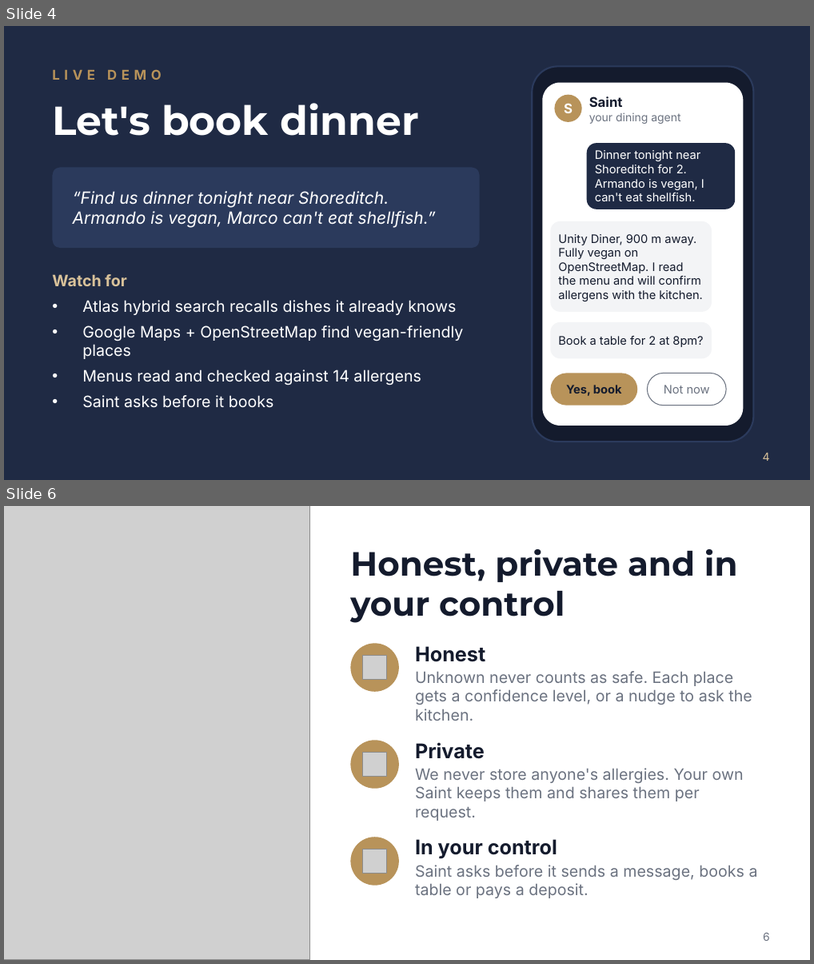
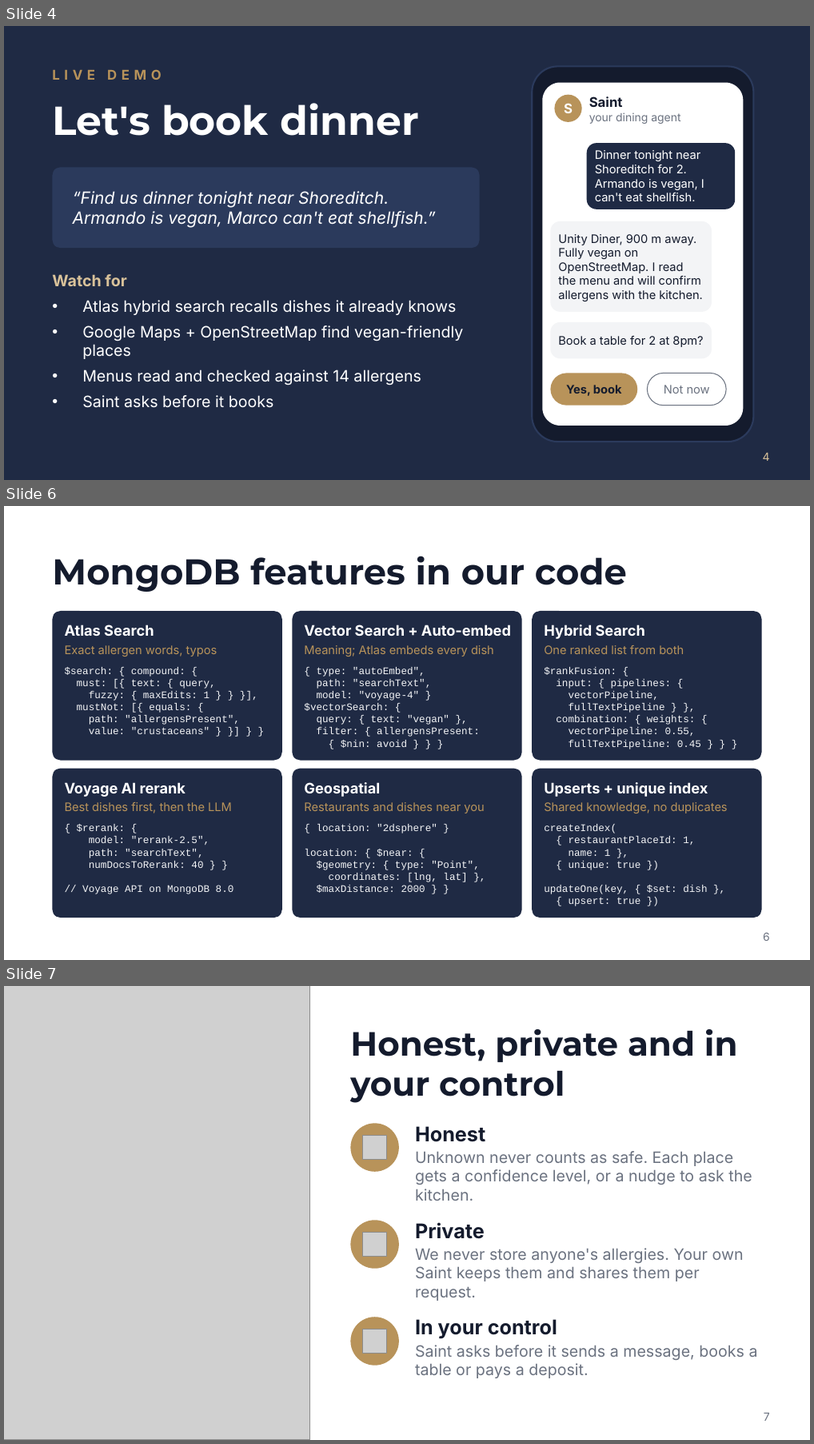
Before and after one commit to 0xr3x/mr-munch, a slide deck: pitch/MrMunch.pptx. Shown one above the other, each under a label of ours: slides 4 and 6 before the commit, slides 4, 6 and 7 after it; the slides between them are not shown. The pictures are 814x964 and 814x1444 pixels, drawn with LibreOffice and Linux fonts; fonts in the diff are those of the drawing; grey boxes stand for pictures. Boxes give left, top, right and bottom in pixels: in the first picture for what was removed or moved away, otherwise in the second. Text is boxed around its words. In the diff, an @@ line names an element or a change of style, - is before the commit and + after.

Commit message:
Pitch: add MongoDB features-in-code slide, correct dish count

```diff
--- a/pitch/MrMunch.pptx
+++ b/pitch/MrMunch.pptx
@@ slide 6 added at box(4, 506, 810, 960), background #FFFFFF @@
@@ title added at box(52, 556, 627, 592), 32 pt, text #141B2D, bold @@
+MongoDB features in our code
@@ rounded rectangle added at box(52, 611, 282, 760), fill #1F2A44 @@
@@ text added at box(65, 624, 154, 636), 13 pt, text #FFFFFF, bold @@
+Atlas Search
@@ rounded rectangle added at box(293, 611, 522, 760), fill #1F2A44 @@
@@ text added at box(304, 624, 511, 636), 13 pt, text #FFFFFF, bold @@
+Vector Search + Auto-embed
@@ rounded rectangle added at box(532, 611, 762, 760), fill #1F2A44 @@
@@ text added at box(544, 624, 646, 639), 13 pt, text #FFFFFF, bold @@
+Hybrid Search
@@ text added at box(65, 645, 218, 656), 10.5 pt, text #B8935A @@
+Exact allergen words, typos
@@ text added at box(304, 645, 494, 656), 10.5 pt, text #B8935A @@
+Meaning; Atlas embeds every dish
@@ text added at box(544, 645, 684, 654), 10.5 pt, text #B8935A @@
+One ranked list from both
@@ text added at box(65, 667, 240, 734), 9 pt, text #F3F4F6 @@
+$search: { compound: {
+must: [{ text: { query,
+fuzzy: { maxEdits: 1 } } }],
+mustNot: [{ equals: {
+path: "allergensPresent",
+value: "crustaceans" } }] } }
@@ text added at box(304, 667, 480, 748), 9 pt, text #F3F4F6 @@
+{ type: "autoEmbed",
+path: "searchText",
+model: "voyage-4" }
+$vectorSearch: {
+query: { text: "vegan" },
+filter: { allergensPresent:
+{ $nin: avoid } } }
@@ text added at box(544, 667, 702, 749), 9 pt, text #F3F4F6 @@
+$rankFusion: {
+input: { pipelines: {
+vectorPipeline,
+fullTextPipeline } },
+combination: { weights: {
+vectorPipeline: 0.55,
+fullTextPipeline: 0.45 } } }
@@ rounded rectangle added at box(52, 768, 282, 917), fill #1F2A44 @@
@@ rounded rectangle added at box(293, 768, 522, 917), fill #1F2A44 @@
@@ rounded rectangle added at box(532, 768, 762, 917), fill #1F2A44 @@
@@ text added at box(65, 782, 186, 796), 13 pt, text #FFFFFF, bold @@
+Voyage AI rerank
@@ text added at box(304, 782, 380, 796), 13 pt, text #FFFFFF, bold @@
+Geospatial
@@ text added at box(544, 782, 709, 796), 13 pt, text #FFFFFF, bold @@
+Upserts + unique index
@@ text added at box(65, 802, 232, 813), 10.5 pt, text #B8935A @@
+Best dishes first, then the LLM
@@ text added at box(304, 802, 484, 813), 10.5 pt, text #B8935A @@
+Restaurants and dishes near you
@@ text added at box(544, 802, 728, 813), 10.5 pt, text #B8935A @@
+Shared knowledge, no duplicates
@@ text added at box(77, 824, 234, 894), 9 pt, text #F3F4F6 @@
+{ $rerank: {
+model: "rerank-2.5",
+path: "searchText",
+numDocsToRerank: 40 } }
+// Voyage API on MongoDB 8.0
@@ text added at box(304, 824, 480, 892), 9 pt, text #F3F4F6 @@
+{ location: "2dsphere" }
+location: { $near: {
+$geometry: { type: "Point",
+coordinates: [lng, lat] },
+$maxDistance: 2000 } }
@@ text added at box(544, 824, 707, 906), 9 pt, text #F3F4F6 @@
+createIndex(
+{ restaurantPlaceId: 1,
+name: 1 },
+{ unique: true })
+updateOne(key, { $set: dish },
+{ upsert: true })
@@ page number added at box(763, 932, 770, 940), 10 pt, text #6B7280 @@
+6
@@ what was slide 6 is now slide 7 @@
@@ page number at box(764, 1412, 770, 1420): text changed @@
-6
+7
```
Also in this commit, not shown: 1 slide changed, 2 other files.
